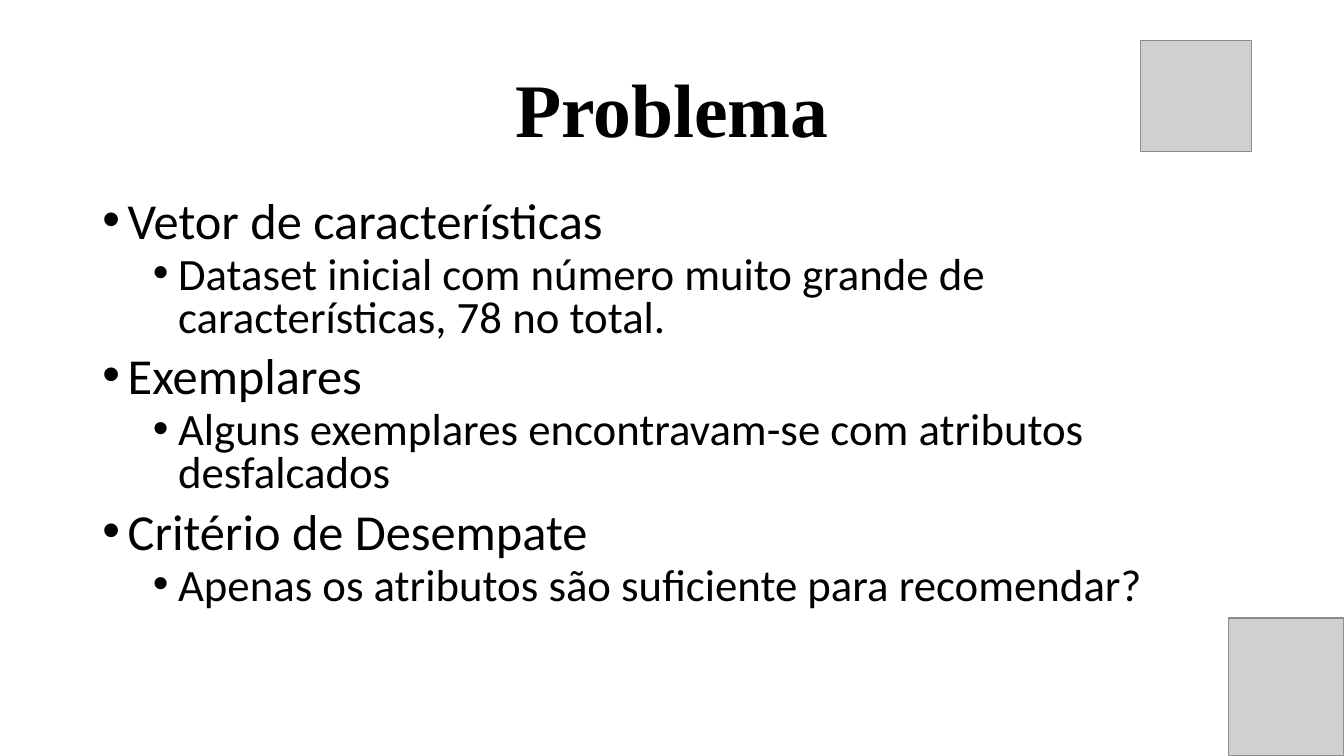
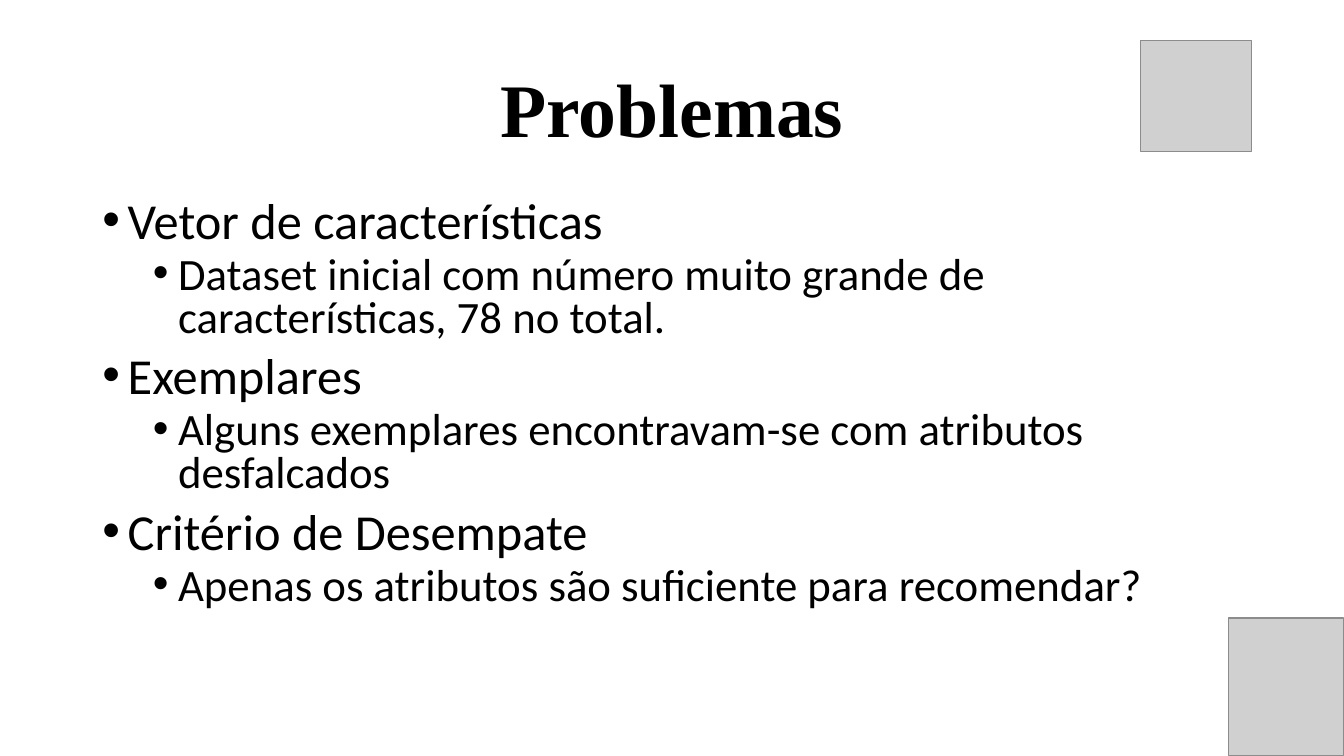
Before and after one commit to RannieryDias/IA_PROJETO, a slide deck: slide 4 of IA_PROJETO/artefatos/Projeto Apresentação.pptx (slide 5 before the commit). Drawn at 1344x756 pixels with LibreOffice and Linux fonts; fonts in the diff are those of the drawing; grey boxes stand for pictures. Boxes give left, top, right and bottom in pixels: in the first picture for what was removed or moved away, otherwise in the second. Text is boxed around its words. In the diff, an @@ line names an element or a change of style, - is before the commit and + after.

```diff
--- a/IA_PROJETO/artefatos/Projeto Apresentação.pptx
+++ b/IA_PROJETO/artefatos/Projeto Apresentação.pptx
@@ title at (x1=501, y1=84, x2=844, y2=138): text changed @@
-Problema
+Problemas
```
Also in this commit, not shown: 1 other slide changed, 1 slide removed, 1 other file.
